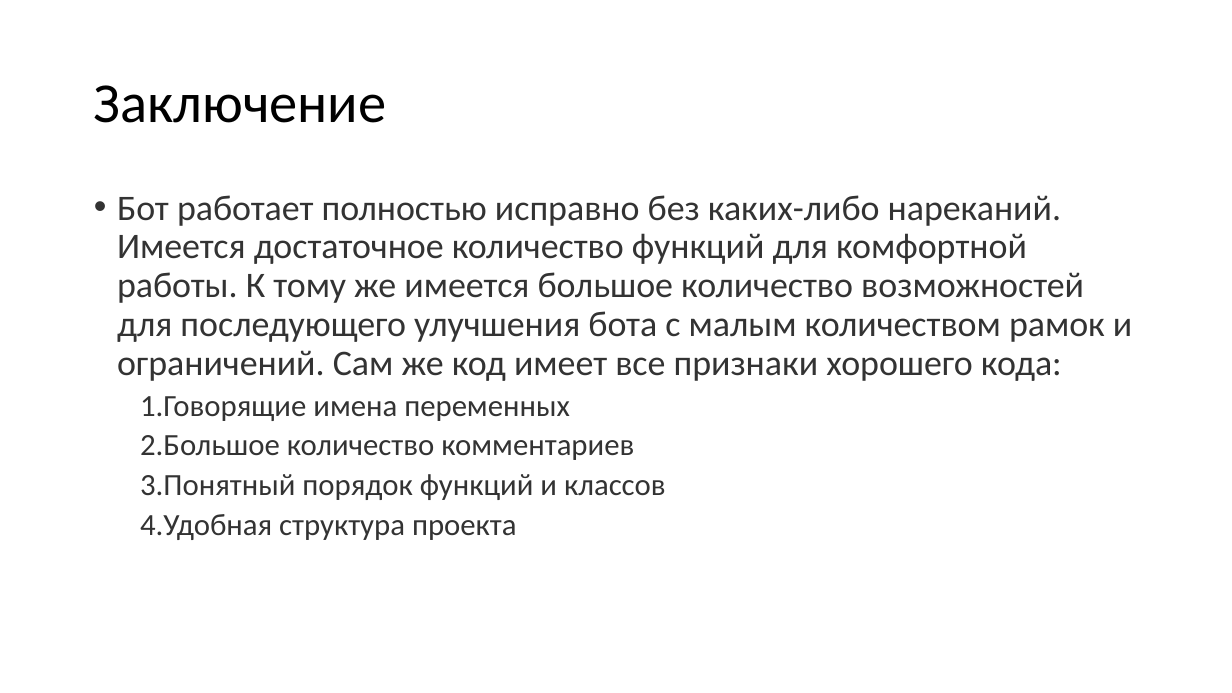
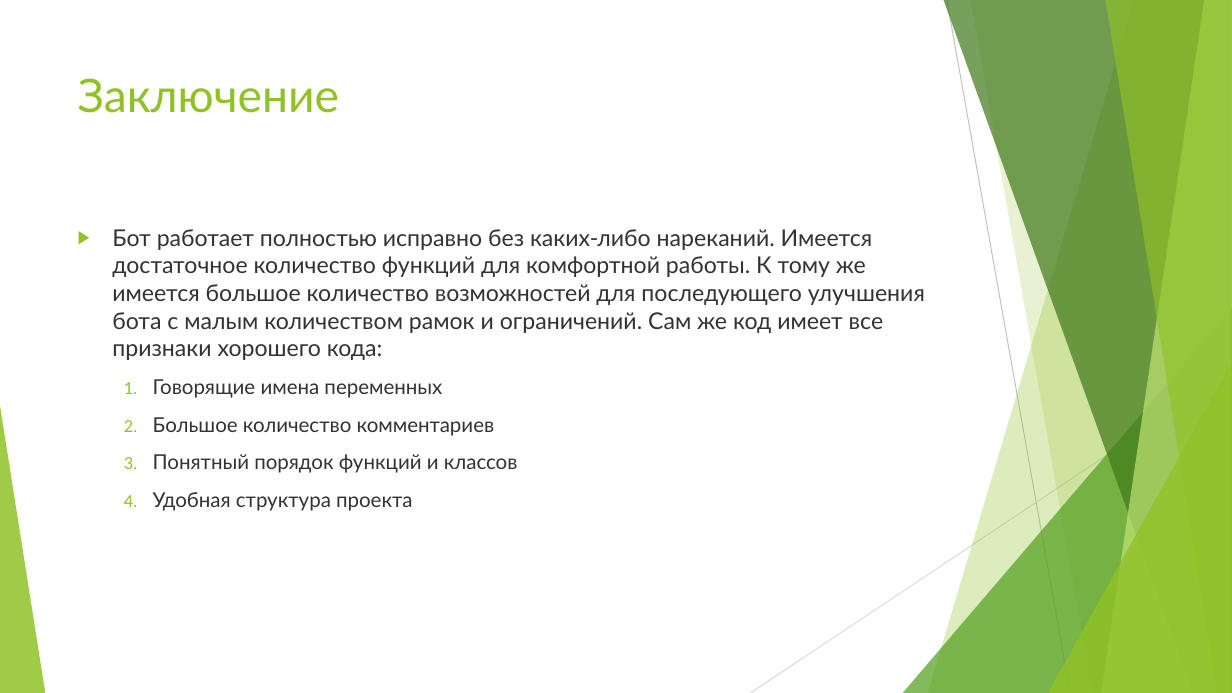
Before and after one commit to Konstantin-Kalug/Chat_bot, a slide deck: slide 8 of защита.pptx. Drawn at 1232x693 pixels with LibreOffice and Linux fonts; fonts in the diff are those of the drawing. Boxes give left, top, right and bottom in pixels: in the first picture for what was removed or moved away, otherwise in the second. Text is boxed around its words. In the diff, an @@ line names an element or a change of style, - is before the commit and + after.

```diff
--- a/защита.pptx
+++ b/защита.pptx
@@ title "Заключение": place and size @@
-title "Заключение" at bbox=[94, 85, 387, 123]
+title "Заключение" at bbox=[78, 78, 339, 113]
@@ title "Заключение" at bbox=[78, 78, 339, 113]: size 44 to 36 pt, font Calibri to Lato, text colour #000000 to #90C226; line spacing 0.9 to 1; vertical alignment middle to top @@
@@ text "Бот работает полностью исправно без ...": place and size @@
-text "Бот работает полностью исправно без ..." at bbox=[117, 195, 1132, 540]
+text "Бот работает полностью исправно без ..." at bbox=[112, 229, 925, 511]
@@ text "Бот работает полностью исправно без ..." at bbox=[112, 229, 925, 511]: size 28 to 18 pt in "Бот работает полностью исправно без каких-либо нареканий. ..."; font Calibri to Lato; size 24 to 16 pt in "Говорящие имена переменных", "Большое количество комментариев", "Понятный порядок функций и классов", "Удобная структура проекта"; bullet • to ▶; line spacing 0.9 to 1; indent changed; more space between paragraphs @@
@@ group added at bbox=[0, 0, 1232, 693]: 5 freeform shapes, 3 triangles, 2 lines @@
```
Also in this commit, not shown: 6 other slides changed, 1 slide added, 1 slide removed, 2 other files.
